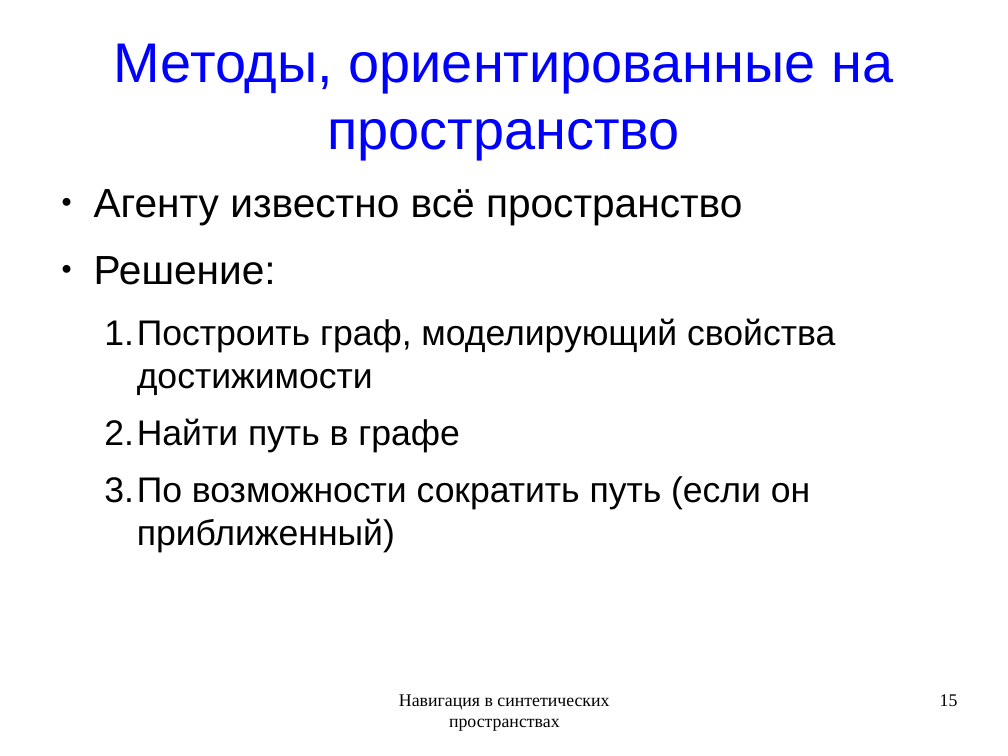
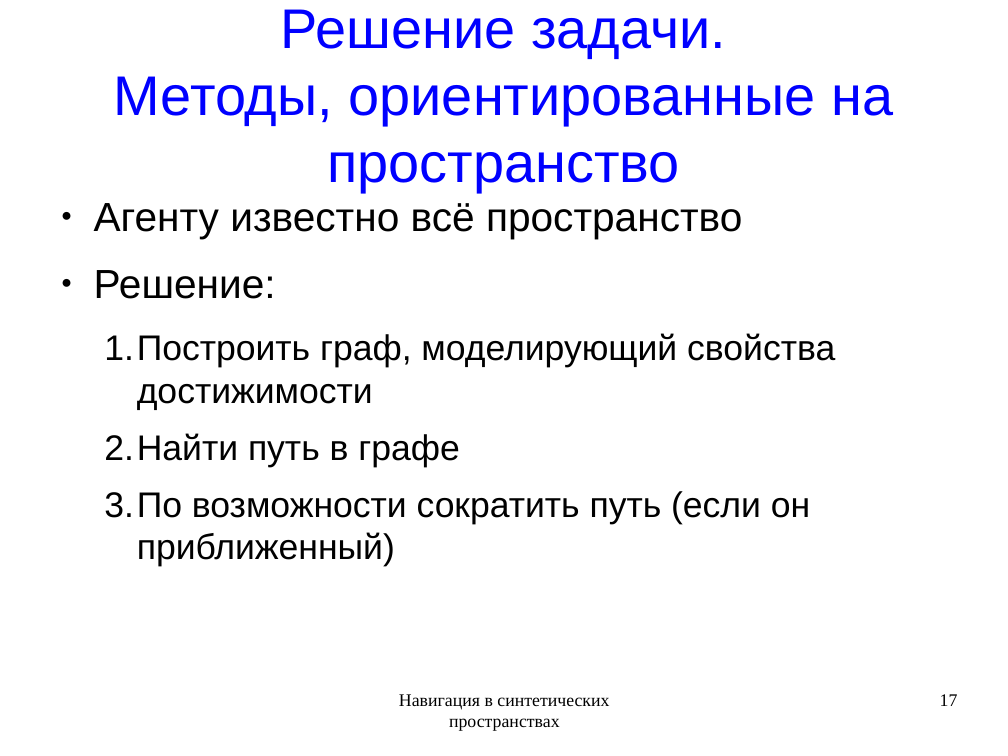
Before and after one commit to rutsky/semester09, a slide deck: slide 17 of Artificial_intelligence/Navigation_in_synthetic_space/50572_Rutsky_Navigation_in_synthetic_space.odp (slide 15 before the commit). Drawn at 1008x756 pixels with LibreOffice and Linux fonts; fonts in the diff are those of the drawing. Boxes give left, top, right and bottom in pixels: in the first picture for what was removed or moved away, otherwise in the second. Text is boxed around its words. In the diff, an @@ line names an element or a change of style, - is before the commit and + after.

```diff
--- a/Artificial_intelligence/Navigation_in_synthetic_space/50572_Rutsky_Navigation_in_synthetic_space.odp
+++ b/Artificial_intelligence/Navigation_in_synthetic_space/50572_Rutsky_Navigation_in_synthetic_space.odp
@@ title at bbox=[114, 9, 893, 192]: text changed @@
-Методы, ориентированные на пространство
+Решение задачи.
+Методы, ориентированные на пространство
@@ text "Агенту известно всё пространство": place and size @@
-text "Агенту известно всё пространство" at bbox=[94, 189, 835, 552]
+text "Агенту известно всё пространство" at bbox=[94, 203, 835, 567]
@@ page number at bbox=[940, 694, 958, 706]: text changed @@
-15
+17
```
Also in this commit, not shown: 19 other slides changed, 4 slides added.
